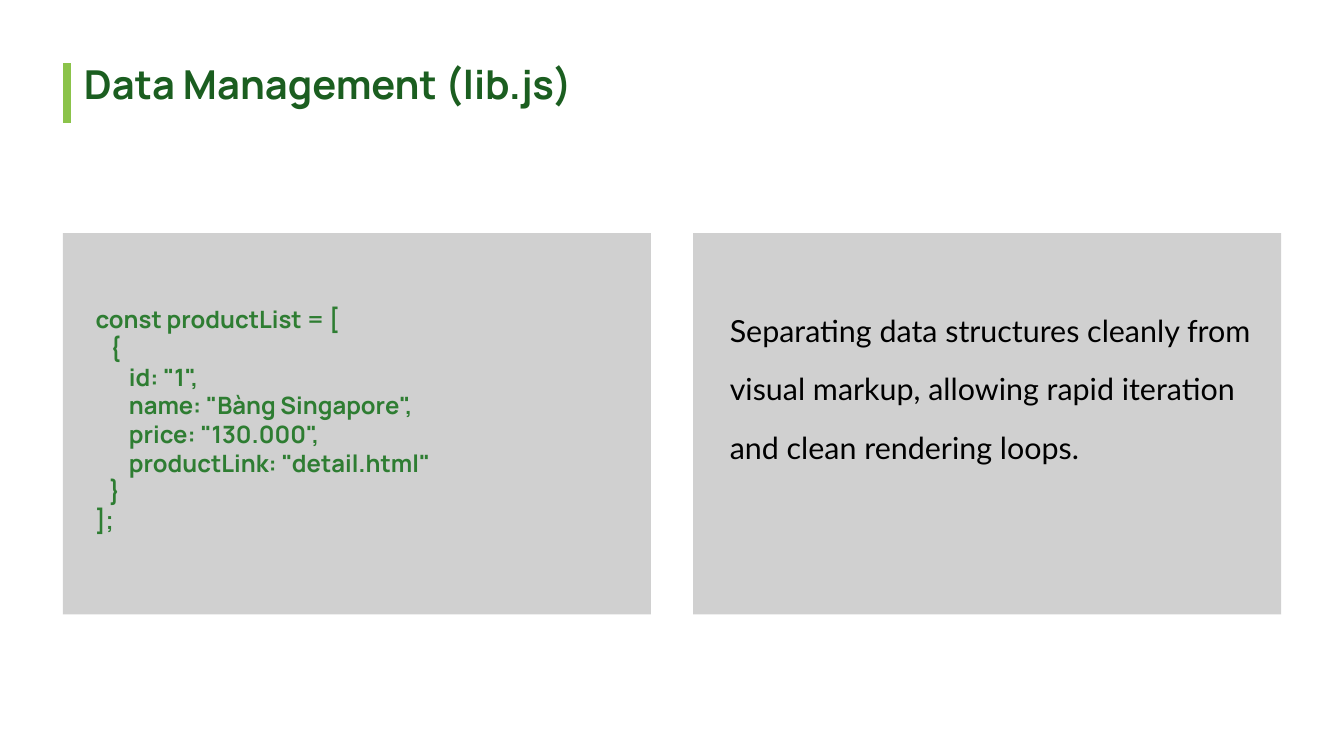
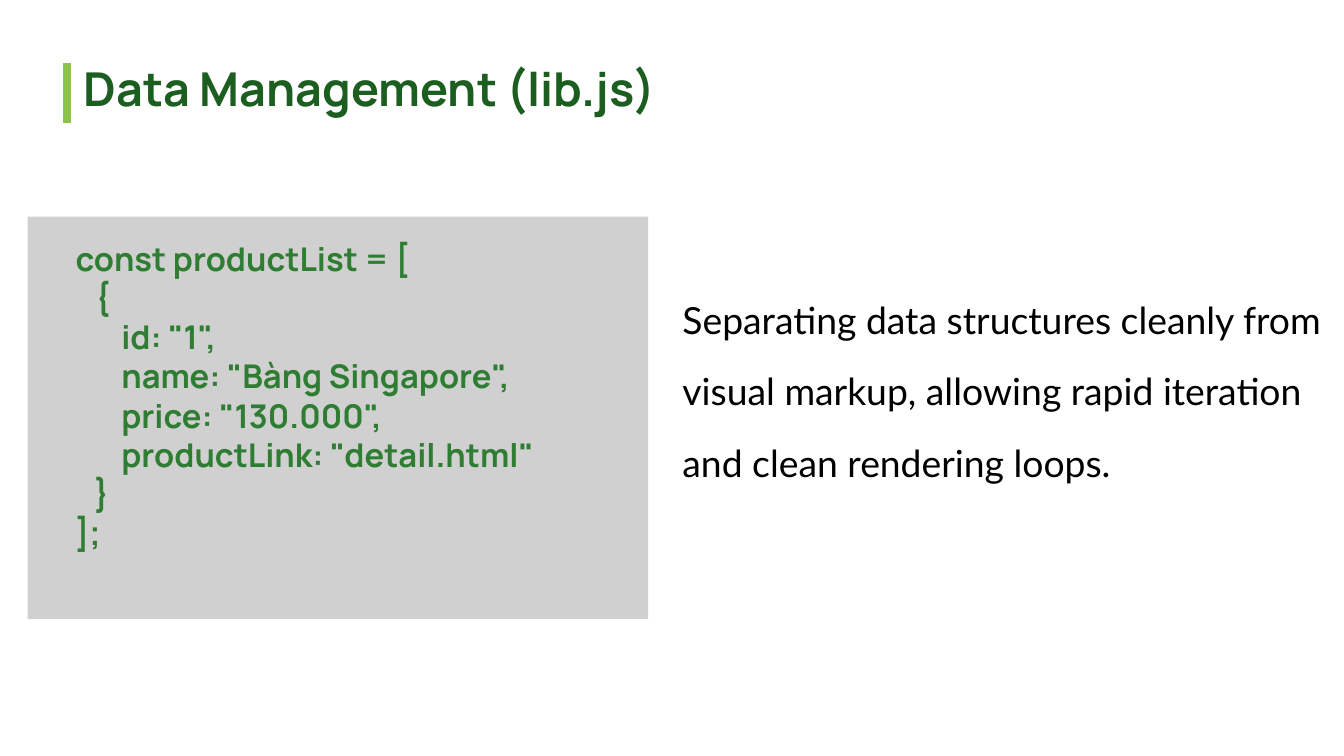
Before and after one commit to holoc2021tv/110124109, a slide deck: slide 4 of thuyettrinh.pptx. Drawn at 1344x756 pixels with LibreOffice and Linux fonts; fonts in the diff are those of the drawing; grey boxes stand for pictures; background and template pictures are left out. Boxes give left, top, right and bottom in pixels: in the first picture for what was removed or moved away, otherwise in the second. Text is boxed around its words. In the diff, an @@ line names an element or a change of style, - is before the commit and + after.

```diff
--- a/thuyettrinh.pptx
+++ b/thuyettrinh.pptx
@@ text "Data Management (lib.js)" at box(84, 66, 656, 118): size 42.8 to 50 pt; line spacing 51.3pt to 60pt @@
@@ picture: place and size @@
-picture at box(63, 233, 651, 614)
+picture at box(28, 216, 648, 618)
@@ text "const productList = [": place and size @@
-text "const productList = [" at box(96, 310, 431, 478)
+text "const productList = [" at box(76, 247, 534, 475)
@@ text "const productList = [" at box(76, 247, 534, 475): size 25.6 to 35 pt; line spacing 30.8pt to 42pt @@
@@ picture removed at box(693, 233, 1281, 614) @@
@@ text "Separating data structures cleanly from": place and size @@
-text "Separating data structures cleanly from" at box(730, 319, 1250, 465)
+text "Separating data structures cleanly from" at box(682, 306, 1321, 484)
@@ text "Separating data structures cleanly from" at box(682, 306, 1321, 484): size 32.6 to 40 pt; line spacing 62.6pt to 76.8pt @@
```
Also in this commit, not shown: 8 other slides changed, 1 slide added, 1 slide removed.
